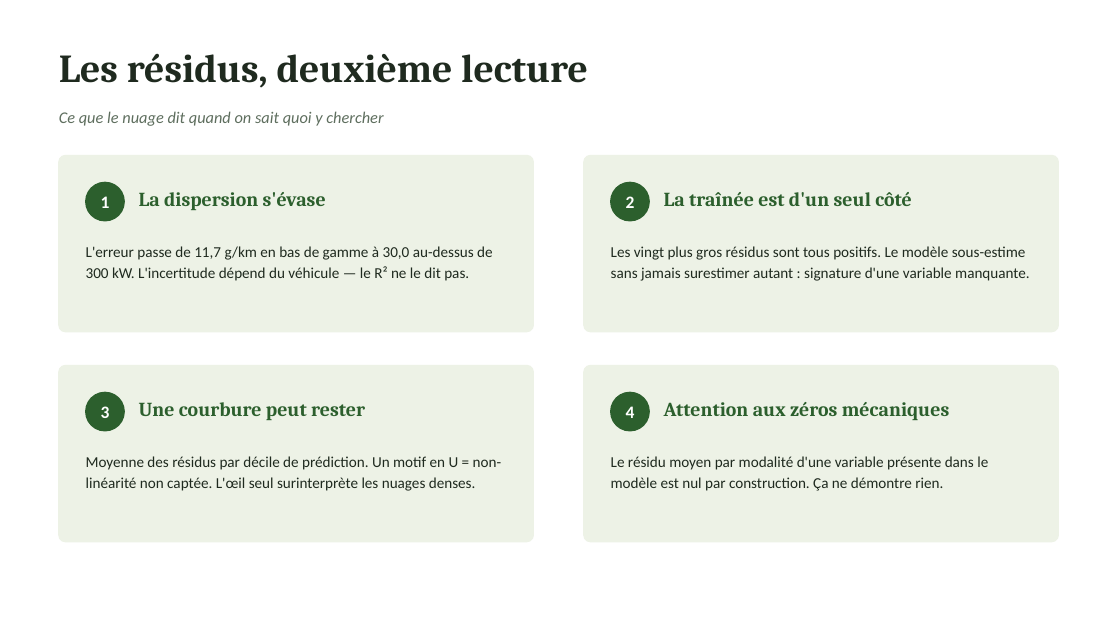
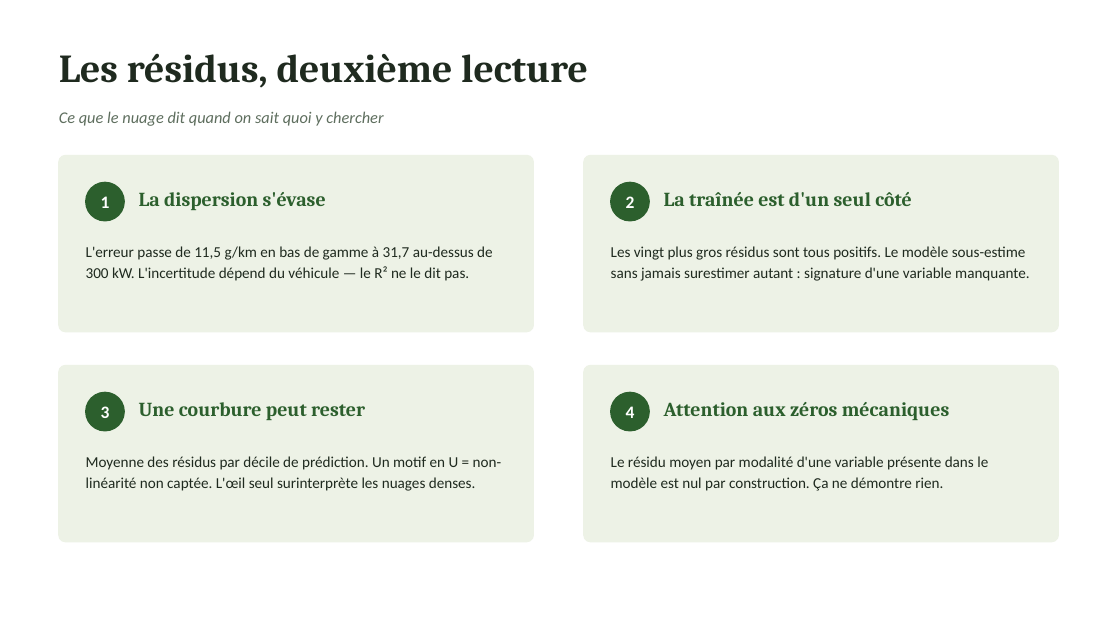
Before and after one commit to aissatougueye06/ml-notes, a slide deck: slide 19 of memo-machine-learning.pptx. Drawn at 1120x630 pixels with LibreOffice and Linux fonts; fonts in the diff are those of the drawing. Boxes give left, top, right and bottom in pixels: in the first picture for what was removed or moved away, otherwise in the second. Text is boxed around its words. In the diff, an @@ line names an element or a change of style, - is before the commit and + after.

```diff
--- a/memo-machine-learning.pptx
+++ b/memo-machine-learning.pptx
@@ text at (x1=86, y1=246, x2=492, y2=281): text changed @@
-L'erreur passe de 11,7 g/km en bas de gamme à 30,0 au-dessus de 300 kW. L'incertitude dépend du véhicule — le R² ne le dit pas.
+L'erreur passe de 11,5 g/km en bas de gamme à 31,7 au-dessus de 300 kW. L'incertitude dépend du véhicule — le R² ne le dit pas.
```
Also in this commit, not shown: 1 other slide changed, 2 other files.
